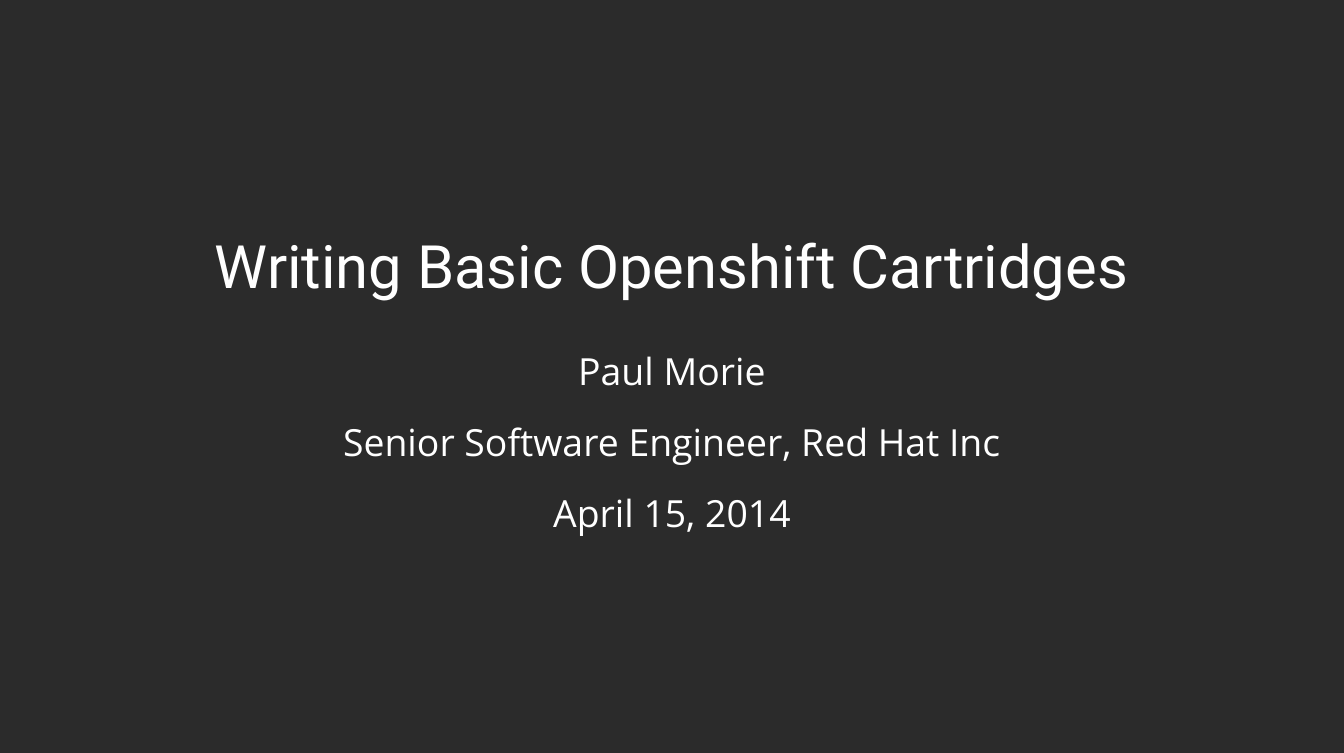
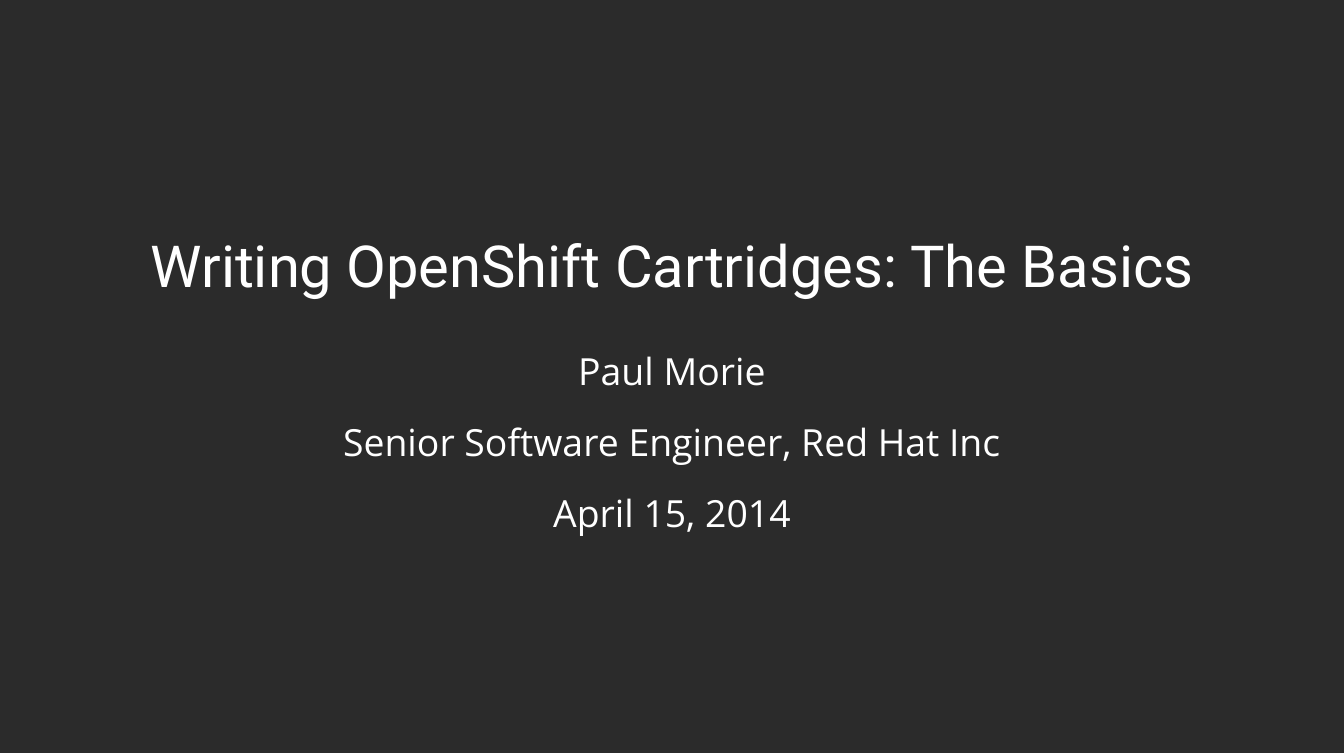
Before and after one commit to pmorie/presentations, a slide deck: slide 2 of devnation_openshift_cartridges.odp. Drawn at 1344x753 pixels with LibreOffice and Linux fonts; fonts in the diff are those of the drawing; background and template pictures are left out; a plain dark background stands for a picture behind light text. Boxes give left, top, right and bottom in pixels: in the first picture for what was removed or moved away, otherwise in the second. Text is boxed around its words. In the diff, an @@ line names an element or a change of style, - is before the commit and + after.

```diff
--- a/devnation_openshift_cartridges.odp
+++ b/devnation_openshift_cartridges.odp
@@ title at (x1=151, y1=243, x2=1194, y2=299): text changed; size 32 to 31 pt @@
-Writing Basic Openshift Cartridges
+Writing OpenShift Cartridges: The Basics
```
Also in this commit, not shown: 3 other slides changed.
